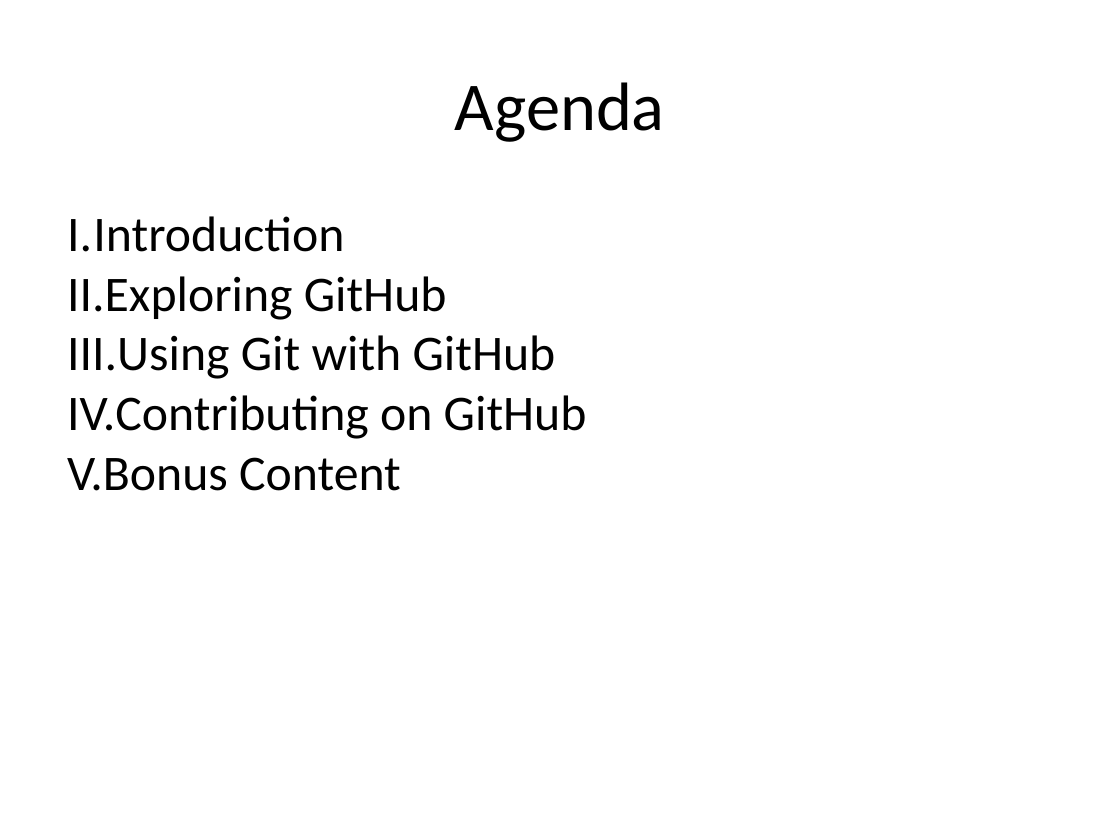
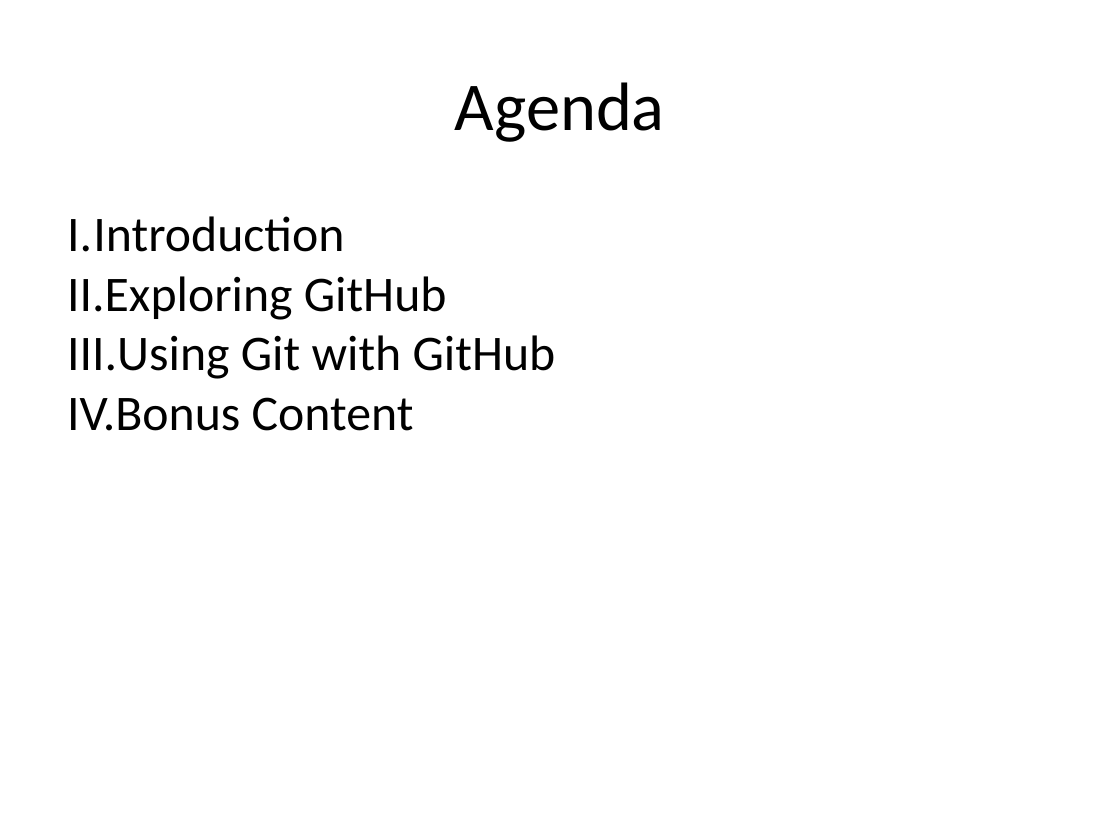
Before and after one commit to justmarkham/DAT5, a slide deck: slide 2 of slides/02_git_github.pptx. Drawn at 1120x840 pixels with LibreOffice and Linux fonts; fonts in the diff are those of the drawing. Boxes give left, top, right and bottom in pixels: in the first picture for what was removed or moved away, otherwise in the second. Text is boxed around its words. In the diff, an @@ line names an element or a change of style, - is before the commit and + after.

```diff
--- a/slides/02_git_github.pptx
+++ b/slides/02_git_github.pptx
@@ text at bbox=[67, 395, 587, 439]: paragraph removed @@
-IV. Contributing on GitHub
```
Also in this commit, not shown: 1 other slide changed, 1 other file.
